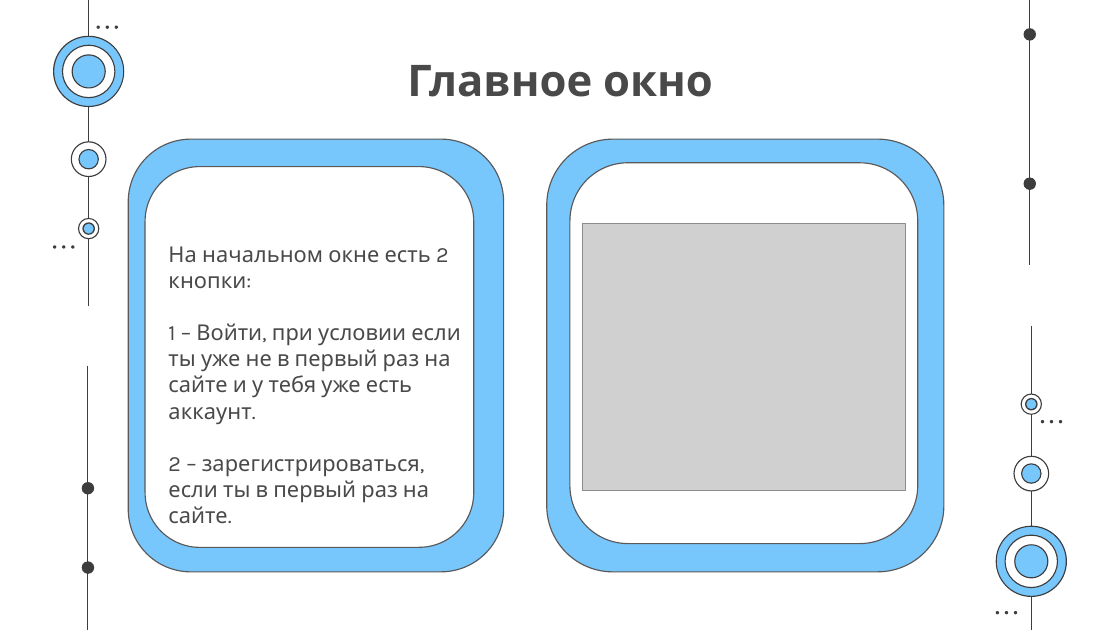
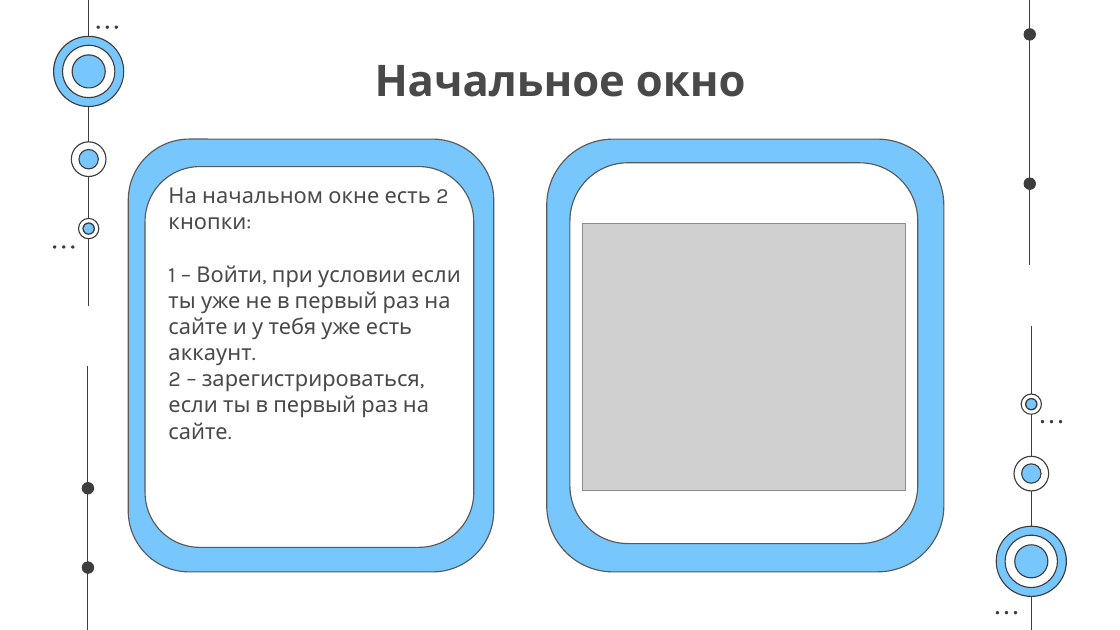
Before and after one commit to Blezer123/Project_Site_Yandex, a slide deck: slide 4 of Презентация.pptx. Drawn at 1120x630 pixels with LibreOffice and Linux fonts; fonts in the diff are those of the drawing; grey boxes stand for pictures. Boxes give left, top, right and bottom in pixels: in the first picture for what was removed or moved away, otherwise in the second. Text is boxed around its words. In the diff, an @@ line names an element or a change of style, - is before the commit and + after.

```diff
--- a/Презентация.pptx
+++ b/Презентация.pptx
@@ title at bbox=[375, 65, 746, 97]: text changed @@
-Главное окно
+Начальное окно
@@ rounded rectangle: place and size @@
-rounded rectangle at bbox=[129, 139, 504, 571]
+rounded rectangle at bbox=[129, 139, 494, 571]
@@ subtitle "На начальном окне есть 2 ..." rewrapped from bbox=[168, 246, 460, 523] to bbox=[168, 187, 460, 439] @@
```
Also in this commit, not shown: 4 other slides changed, 1 slide added.
